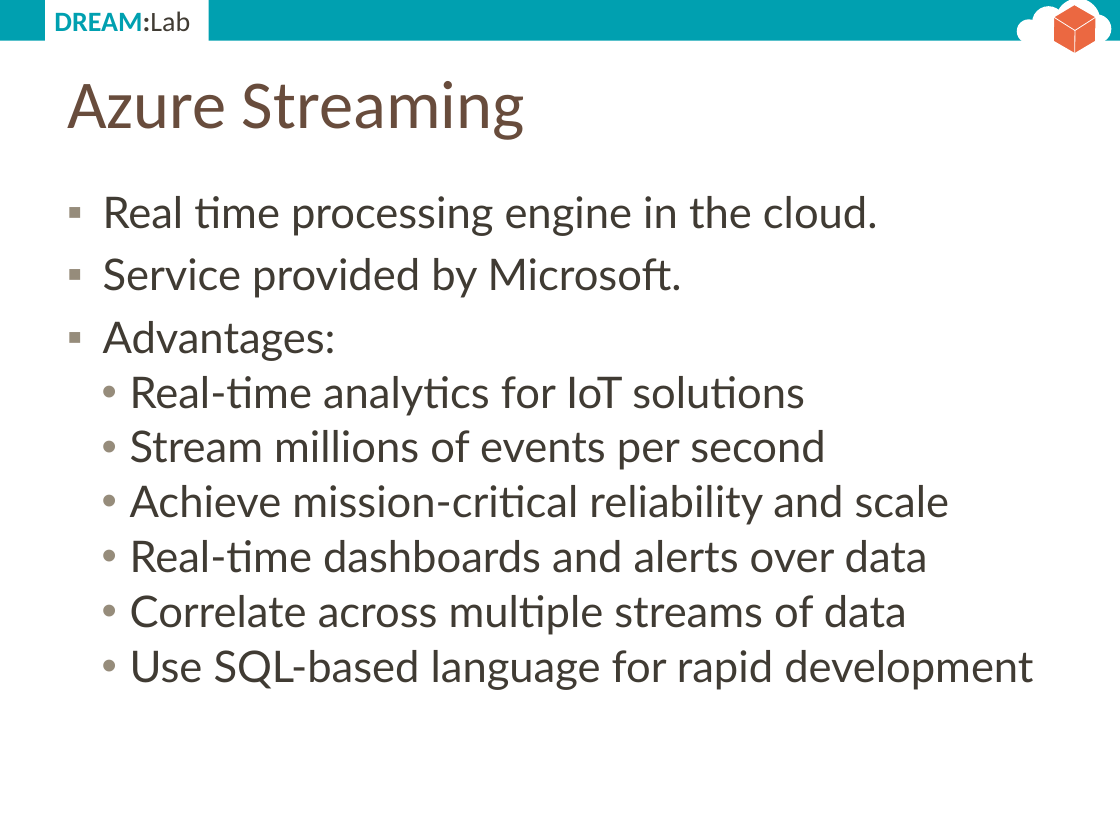
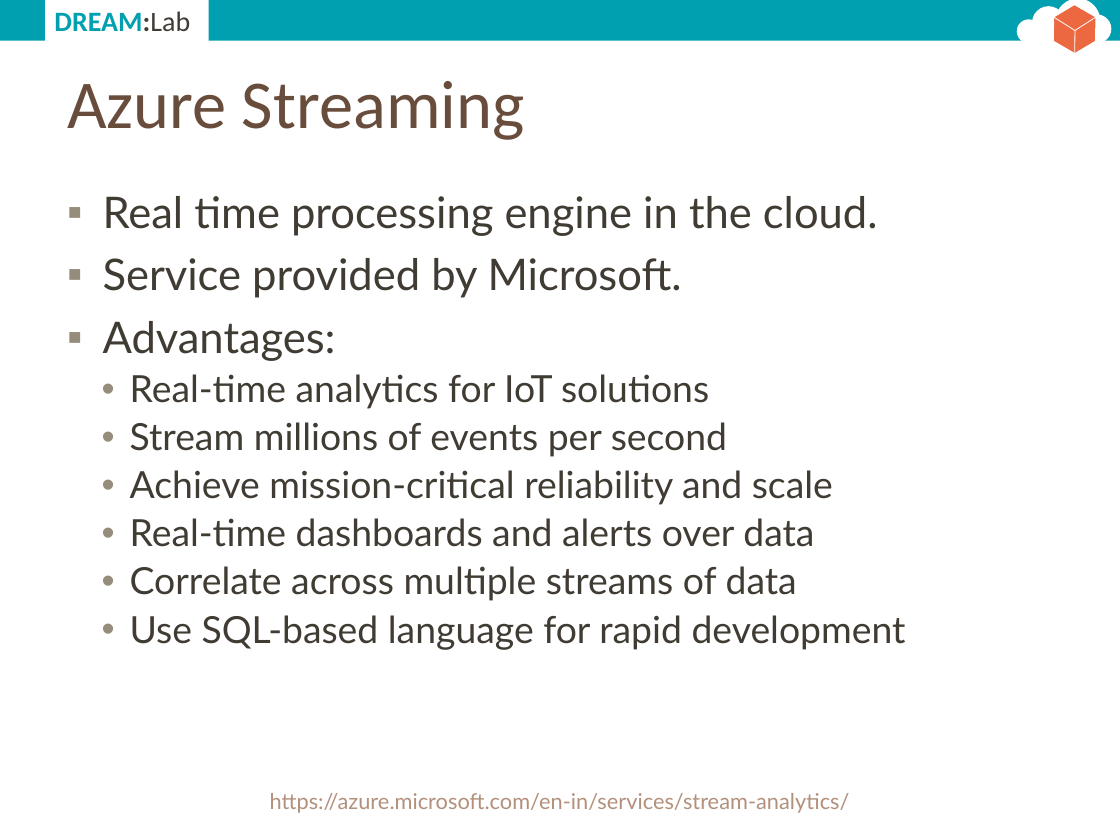
Before and after one commit to dream-lab/iot-school, a slide deck: slide 12 of common/slides/cep.pptx. Drawn at 1120x840 pixels with LibreOffice and Linux fonts; fonts in the diff are those of the drawing. Boxes give left, top, right and bottom in pixels: in the first picture for what was removed or moved away, otherwise in the second. Text is boxed around its words. In the diff, an @@ line names an element or a change of style, - is before the commit and + after.

```diff
--- a/common/slides/cep.pptx
+++ b/common/slides/cep.pptx
@@ text at box(130, 374, 906, 650): size 28 to 24 pt in "Real-time analytics for IoT solutions", "Stream millions of events per second", "Achieve mission-critical reliability and scale", "Real-time dashboards and alerts over data" and 2 more places @@
@@ text added at box(270, 793, 850, 813), 14 pt, text #B3907B @@
+https://azure.microsoft.com/en-in/services/stream-analytics/
```
Also in this commit, not shown: 22 other slides changed, 6 slides added, 1 slide removed, 1 other file.
